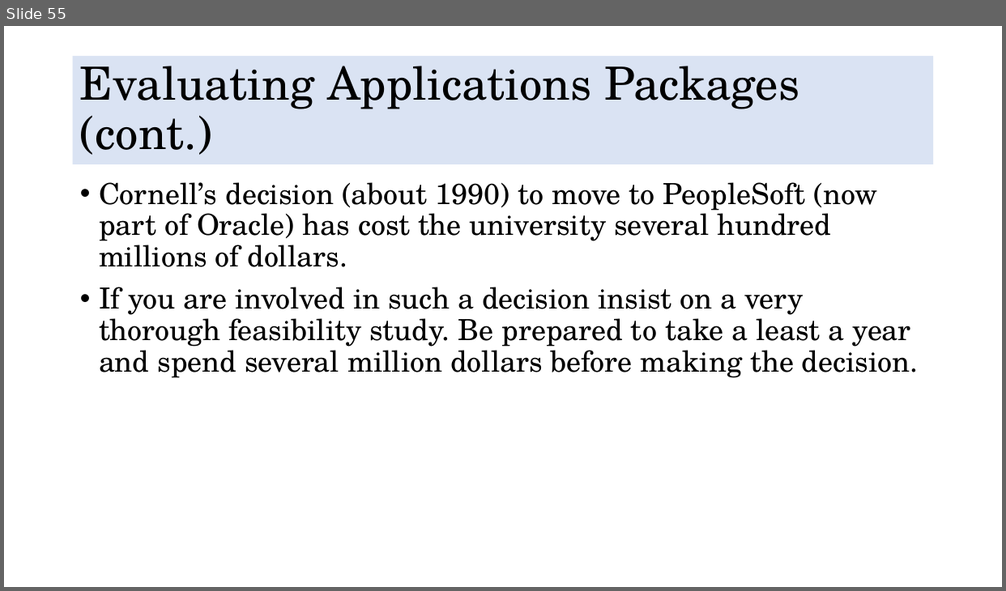
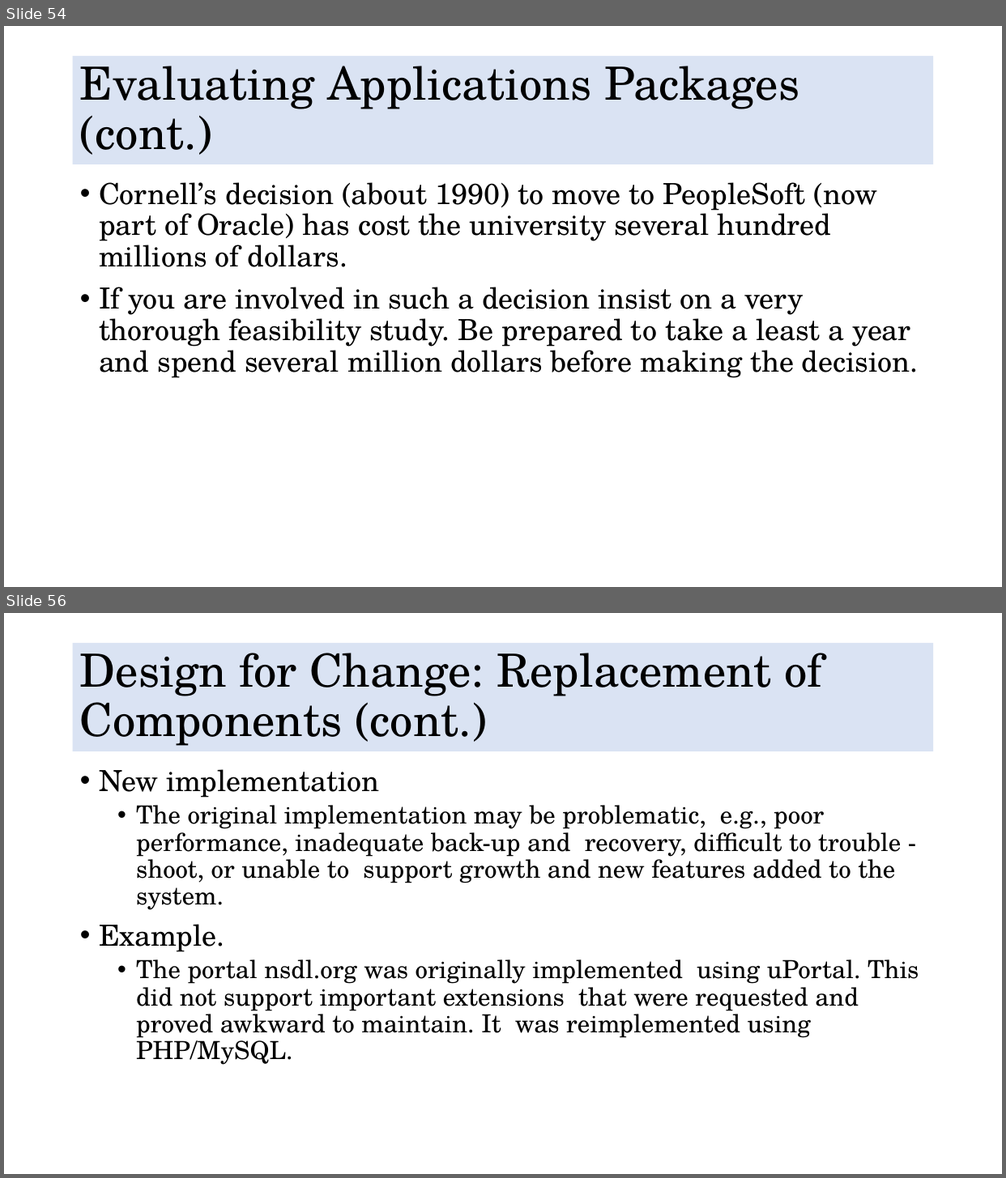
Before and after one commit to DuyDesmond/Multidisciplinary-Project-VGU-FY, a slide deck: Tuesday Morning Theory/Multidisciplinary Projects p4b.pptx. Shown one above the other, each under a label of ours: slide 55 before the commit, slides 54 and 56 after it; the slides between them are not shown. The pictures are 1006x591 and 1006x1178 pixels, drawn with LibreOffice and Linux fonts; fonts in the diff are those of the drawing. Boxes give left, top, right and bottom in pixels: in the first picture for what was removed or moved away, otherwise in the second. Text is boxed around its words. In the diff, an @@ line names an element or a change of style, - is before the commit and + after.

Commit message:
added new features

```diff
--- a/Tuesday Morning Theory/Multidisciplinary Projects p4b.pptx
+++ b/Tuesday Morning Theory/Multidisciplinary Projects p4b.pptx
@@ slide 56 added at (x1=4, y1=613, x2=1002, y2=1174), background #FFFFFF @@
@@ title added at (x1=73, y1=643, x2=934, y2=752), fill #DAE3F3, 44 pt, text #000000 @@
+Design for Change: Replacement of Components (cont.)
@@ text added at (x1=99, y1=769, x2=918, y2=1065), 24 pt, text #000000 @@
+• New implementation
+  • The original implementation may be problematic, e.g., poor performance, inadequate back-up and recovery, difficult to trouble - shoot, or unable to support growth and new features added to the system.
+• Example.
+  • The portal nsdl.org was originally implemented using uPortal. This did not support important extensions that were requested and proved awkward to maintain. It was reimplemented using PHP/MySQL.
@@ what was slide 55 is now slide 54 @@
```
Also in this commit, not shown: 1 slide changed, 14 other slides added, 1 slide removed, 26 other files.
